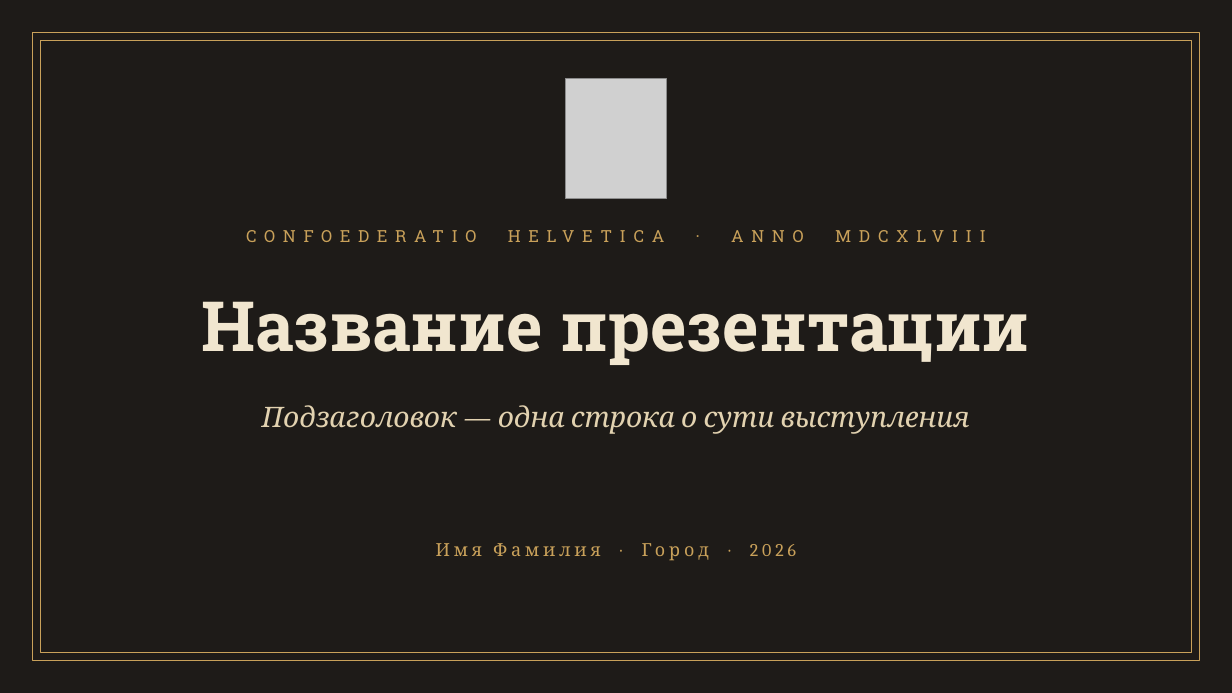
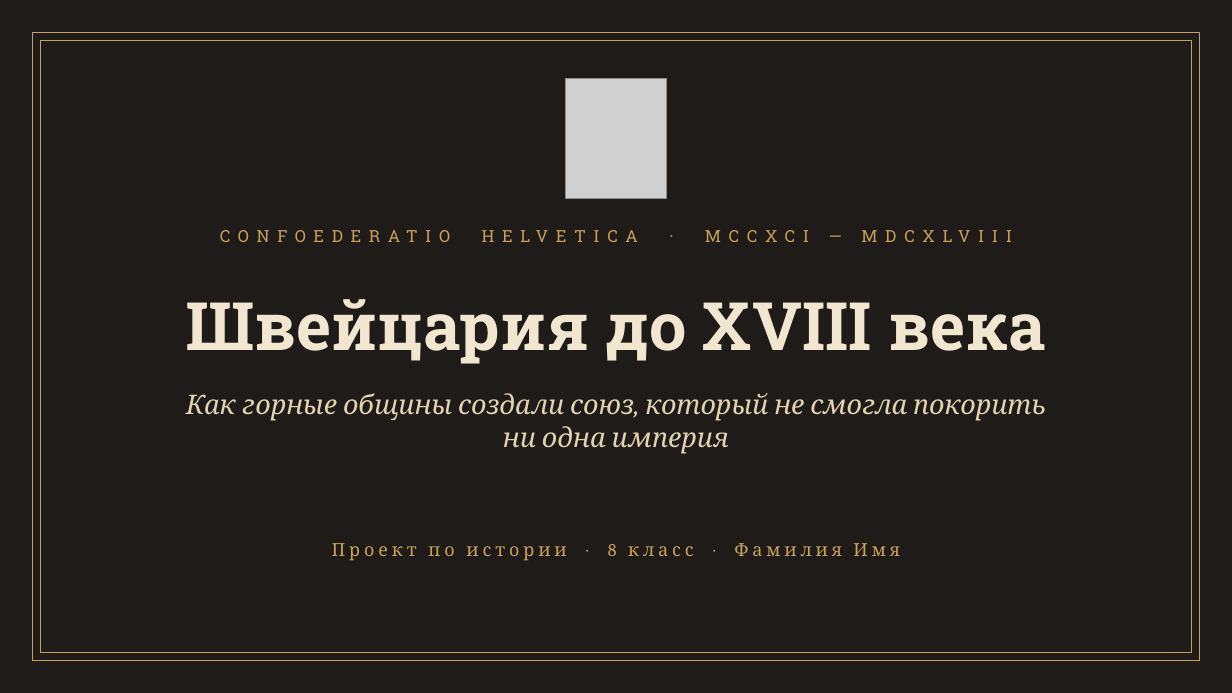
Before and after one commit to kir11evglen12-design/aromio, a slide deck: slide 1 of presentation/Helvetia.pptx. Drawn at 1232x693 pixels with LibreOffice and Linux fonts; fonts in the diff are those of the drawing; grey boxes stand for pictures; background and template pictures are left out; a plain dark background stands for a picture behind light text. Boxes give left, top, right and bottom in pixels: in the first picture for what was removed or moved away, otherwise in the second. Text is boxed around its words. In the diff, an @@ line names an element or a change of style, - is before the commit and + after.

```diff
--- a/presentation/Helvetia.pptx
+++ b/presentation/Helvetia.pptx
@@ text at bbox=[92, 217, 1140, 254]: text changed @@
-CONFOEDERATIO HELVETICA · ANNO MDCXLVIII
+CONFOEDERATIO HELVETICA · MCCXCI — MDCXLVIII
@@ text at bbox=[186, 299, 1045, 364]: text changed; size 54 to 52 pt @@
-Название презентации
+Швейцария до XVIII века
@@ text "Как горные общины создали союз, ..." at bbox=[186, 393, 1046, 454]: vertical alignment middle to top @@
@@ text at bbox=[186, 393, 1046, 454]: text changed; size 22 to 21 pt @@
-Подзаголовок — одна строка о сути выступления
+Как горные общины создали союз, который не смогла покорить ни одна империя
@@ text at bbox=[332, 543, 899, 561]: text changed @@
-Имя Фамилия · Город · 2026
+Проект по истории · 8 класс · Фамилия Имя
```
Also in this commit, not shown: 5 slides added, 5 slides removed, 3 other files.
